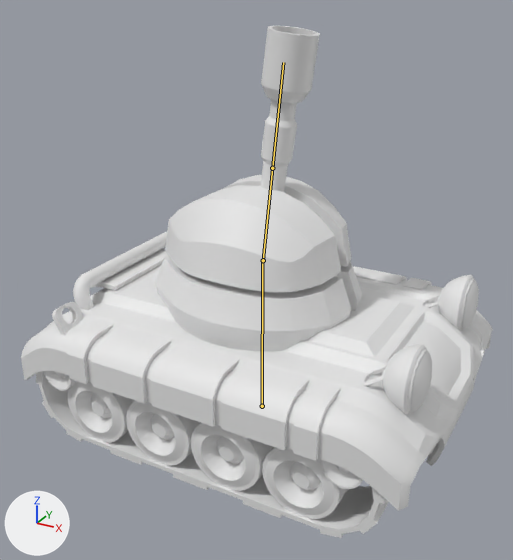
An edit to the FBX model Models/Tankv1/Tank.fbx, drawn before and after from the same camera.
One viewpoint serves both versions: a camera (50 mm lens) standing at (0.435, -0.814, 0.611) and looking at (0.0, -0.024, 0.216). The lights are fixed; the arrows at lower left show +X, +Y and +Z. Both versions are drawn at frame 10 of the action '0-0 KeyingSet'; the numbers are the values there. The bones that bend it are drawn over the model as lines.

Names of what the first picture shows: 'Barrel', 'Tank', 'WheelTrim'.
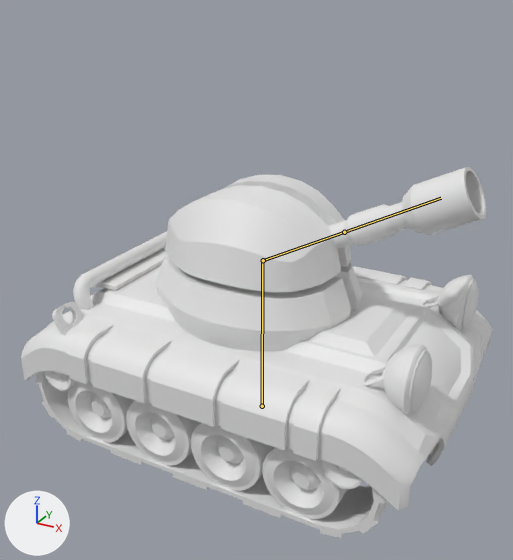
Pixel boxes [x1, y1, x2, y2] of what changed, in the pictures (513 x 560 px):
'Barrel', posed
    before: [260, 26, 320, 192]
    after: [328, 167, 486, 249]
bone 'BarrelRotaterBone', root to tip
    before: (263, 260) to (272, 168)
    after: (263, 260) to (344, 232)

The edits, one by one:
Bone 'BarrelRotaterBone' (bone_barrelrotaterbone) turns from (0, 0, 82) to (0, 0, 26) degrees about its own x, y and z.
